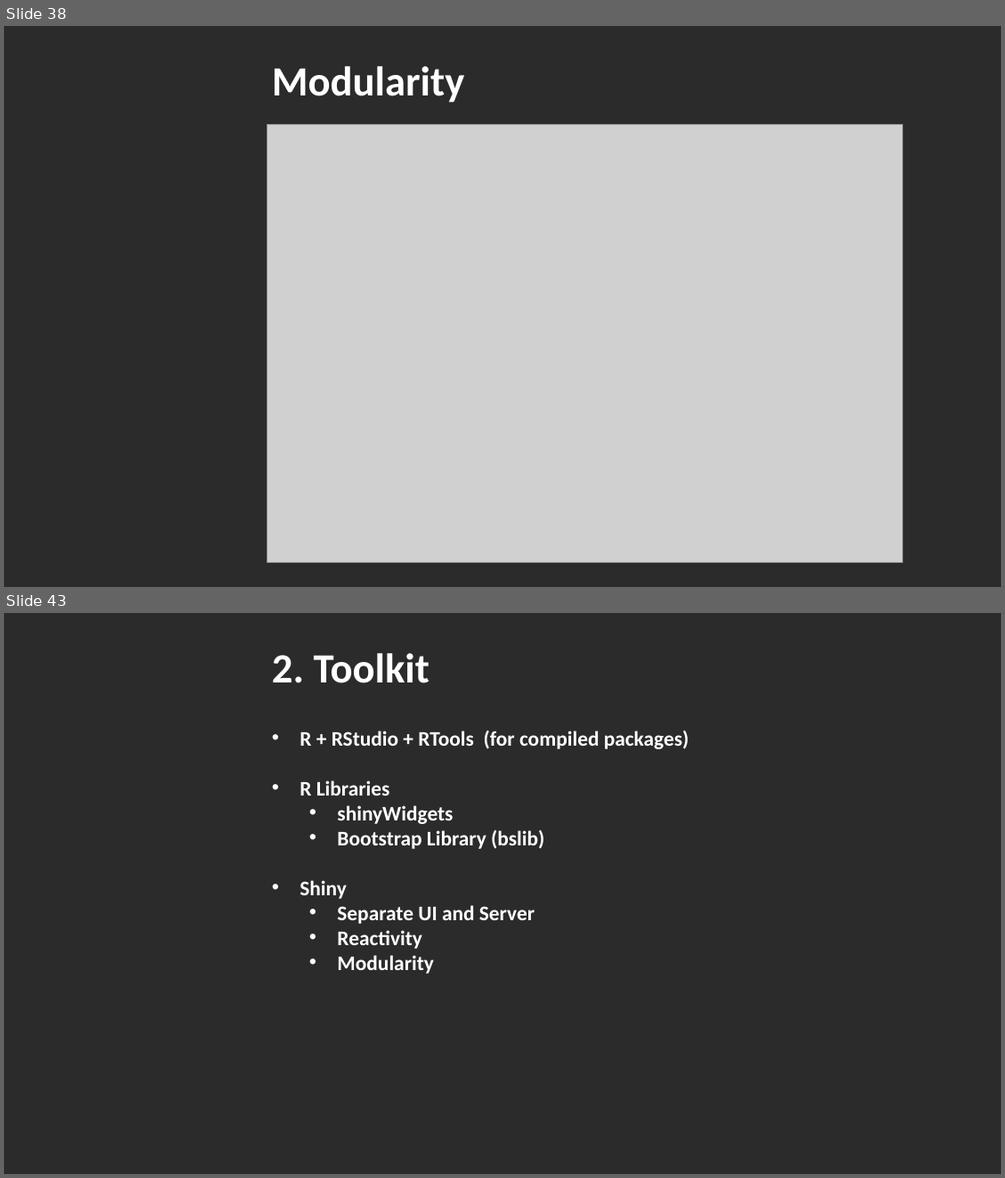
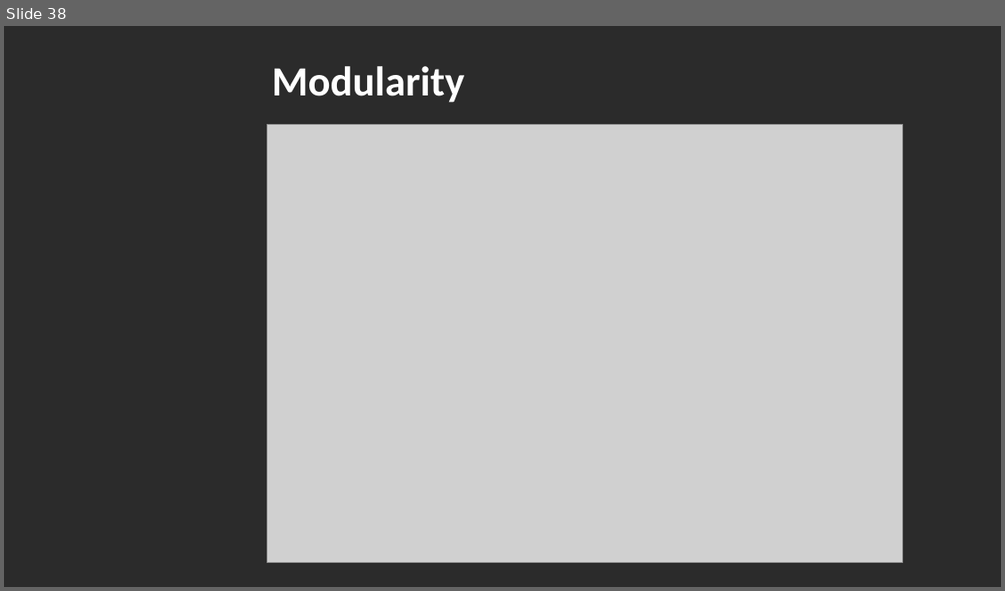
Before and after one commit to DataIMLabs/MIE2024, a slide deck: presentation/MIE2024-DataIM-Masterclass.pptx. Shown one above the other, each under a label of ours: slides 38 and 43 before the commit, slide 38 after it; the slides between them are not shown. The pictures are 1005x1178 and 1005x591 pixels, drawn with LibreOffice and Linux fonts; fonts in the diff are those of the drawing; grey boxes stand for pictures; background and template pictures are left out; a plain dark background stands for a picture behind light text. Boxes give left, top, right and bottom in pixels: in the first picture for what was removed or moved away, otherwise in the second. Text is boxed around its words. In the diff, an @@ line names an element or a change of style, - is before the commit and + after.

```diff
--- a/presentation/MIE2024-DataIM-Masterclass.pptx
+++ b/presentation/MIE2024-DataIM-Masterclass.pptx
@@ slide 43 removed at (x1=4, y1=613, x2=1001, y2=1174), background picture (left out) @@
@@ text removed at (x1=272, y1=653, x2=430, y2=683) @@
-2. Toolkit
@@ text removed at (x1=299, y1=730, x2=688, y2=973) @@
-• R + RStudio + RTools (for compiled packages)
-• R Libraries
-  • shinyWidgets
-  • Bootstrap Library (bslib)
-• Shiny
-  • Separate UI and Server
-  • Reactivity
-  • Modularity
```
Also in this commit, not shown: 6 slides changed, 3 other slides removed, 7 other files.
